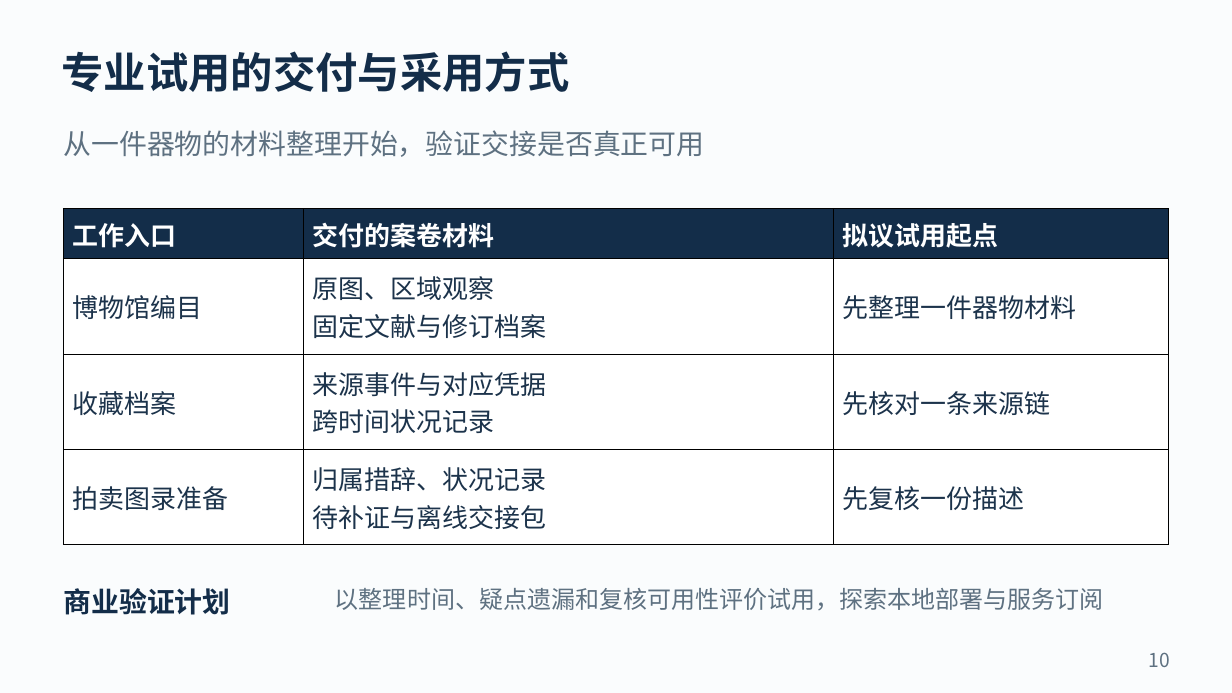
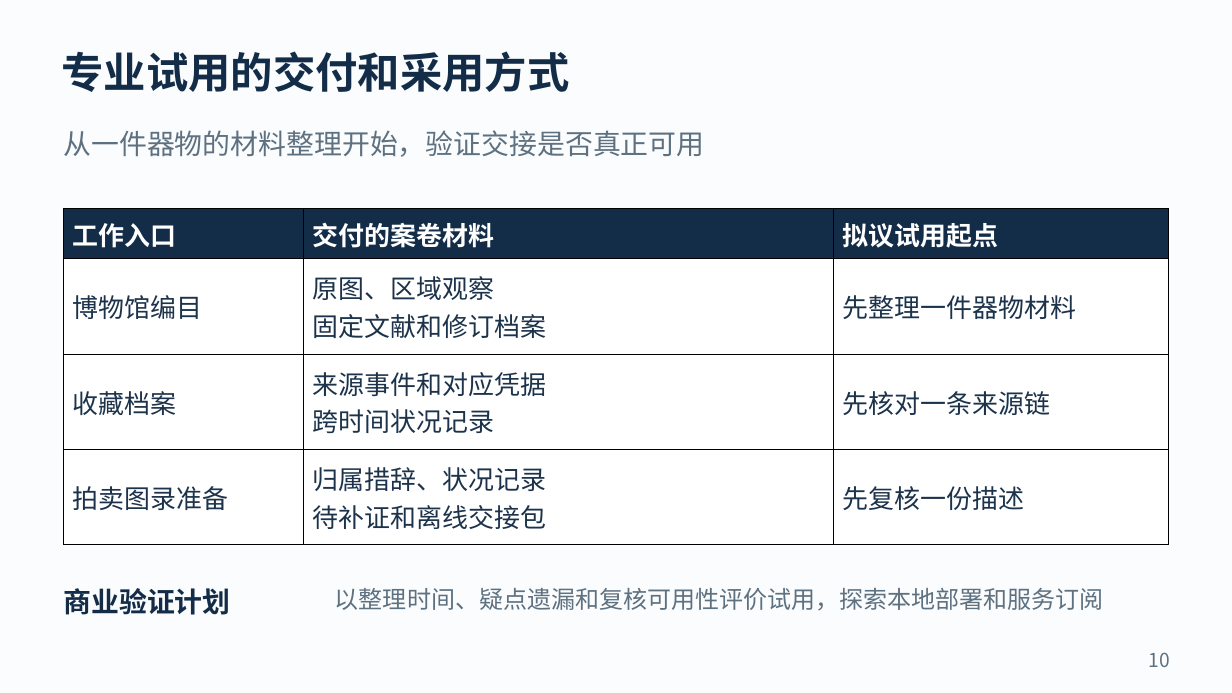
Before and after one commit to dingyucanada/cizheng-agent-skills, a slide deck: slide 10 of site/assets/cizheng-pitch-v07.pptx. Drawn at 1232x693 pixels with LibreOffice and Linux fonts; fonts in the diff are those of the drawing. Boxes give left, top, right and bottom in pixels: in the first picture for what was removed or moved away, otherwise in the second. Text is boxed around its words. In the diff, an @@ line names an element or a change of style, - is before the commit and + after.

Commit message:
完善中文路演和当前模型部署说明

```diff
--- a/site/assets/cizheng-pitch-v07.pptx
+++ b/site/assets/cizheng-pitch-v07.pptx
@@ text at (62, 51, 570, 92): text changed @@
-专业试用的交付与采用方式
+专业试用的交付和采用方式
@@ table at (64, 209, 1168, 545) @@
-row 2, column 2: 原图、区域观察 / 固定文献与修订档案
+row 2, column 2: 原图、区域观察 / 固定文献和修订档案
-row 3, column 2: 来源事件与对应凭据 / 跨时间状况记录
+row 3, column 2: 来源事件和对应凭据 / 跨时间状况记录
-row 4, column 2: 归属措辞、状况记录 / 待补证与离线交接包
+row 4, column 2: 归属措辞、状况记录 / 待补证和离线交接包
@@ text at (335, 588, 1104, 610): text changed @@
-以整理时间、疑点遗漏和复核可用性评价试用，探索本地部署与服务订阅
+以整理时间、疑点遗漏和复核可用性评价试用，探索本地部署和服务订阅
```
Also in this commit, not shown: 11 other slides changed, 1 slide added, 26 other files.
